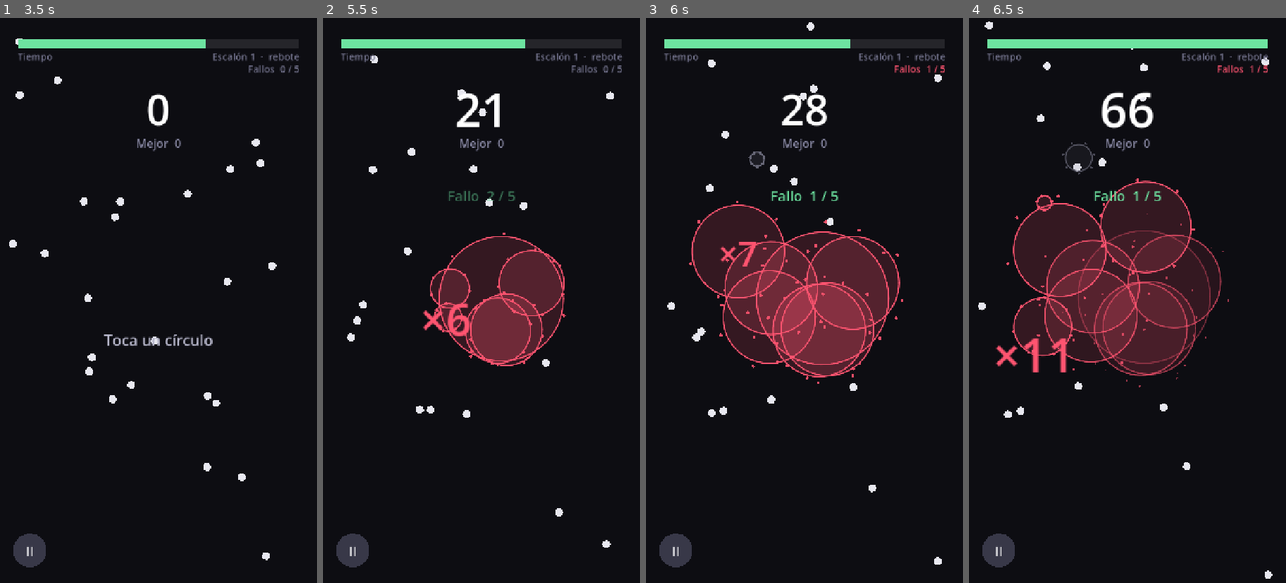
Above: before the commit, frames 1-4 (left to right).
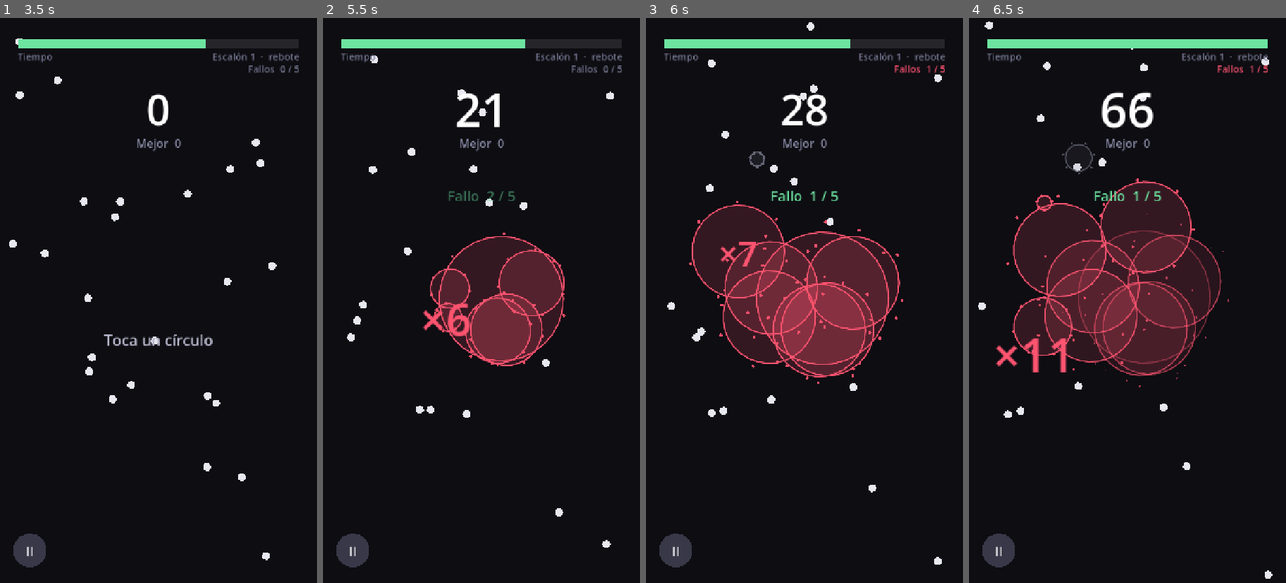
Above: after the commit, the same moments.

Repository: DanyDanny7/yesca
Game: Godot game, scene res://main.tscn
Same seed, same stepped clock (60 frames per second), same inputs: the game is played once before the commit and once after it.
Inputs (mouse positions are in pixels of both pictures, inside the frame that each line leads up to):
- Up to frame 1 (3.5 s): move the mouse to (228, 272) at 0.52 s; click (228, 272) at 0.67 s; move the mouse to (95, 328) at 1.27 s; click (95, 328) at 1.42 s; move the mouse to (190, 176) at 2.02 s; click (190, 176) at 2.17 s; move the mouse to (142, 413) at 2.77 s; click (142, 413) at 2.92 s
- Up to frame 2 (5.5 s): move the mouse to (576, 385) at 3.52 s; click (576, 385) at 3.67 s; move the mouse to (386, 215) at 4.27 s; click (386, 215) at 4.42 s; move the mouse to (497, 300) at 5.02 s; click (497, 300) at 5.17 s
- Up to frame 3 (6 s): move the mouse to (756, 159) at 5.77 s; click (756, 159) at 5.92 s
- Up to frame 4 (6.5 s): no input

Frame 1 is identical in both runs. In frame 2, 0.4% of the frame differs, in the area x 33-77%, y 38-62%; in frame 3, 0.9%; in frame 4, 0.9%, in the area x 13-80%, y 28-64%.

Commit message:
Arregla el cierre en Android: Vulkan nativo en vez de OpenGL por ANGLE
La caja negra dio la respuesta la primera vez que se usó. Línea de arranque:

  gpu=ANGLE ((Samsung Xclipse 540) on Vulkan 1.3.279) driver=OpenGL ES 3.2

El teléfono es un Galaxy A56 con GPU Samsung Xclipse 540, que no tiene OpenGL
nativo: Android le sirve OpenGL ES traducido a Vulkan mediante ANGLE. Y este
proyecto había elegido gl_compatibility precisamente por ser "lo seguro en gama
baja", así que el juego corría sobre OpenGL emulado sobre Vulkan.

El resto del registro confirma que no era carga: 60 fps clavados, memoria plana
en 61.7 MB, 126 nodos, y se cierra a los 12 segundos con 35 puntos. Sin picos ni
degradación, que es la firma de un fallo nativo de la capa gráfica.

Se pasa a Forward Mobile, Vulkan nativo, y ANGLE desaparece. Vulkan pasa a ser
obligatorio, dejando fuera dispositivos muy antiguos, a cambio de funcionar en
el teléfono real. Escritorio y móvil usan ahora el mismo renderizador: tenerlos
distintos significaba que lo probado en el PC no era lo que corría en el
teléfono, y esa divergencia costó tres builds persiguiendo causas falsas.

Se conservan de esa caza, por buenas de por sí: un reproductor de audio por
sonido con el stream fijo en vez de reasignarlo en caliente, tope de tres
contagios sonando por frame, interruptor de sacudida en la pausa, anillos de 32
segmentos en vez de 64, picos de carga en la caja negra y aviso imposible de
ignorar en el menú cuando la sesión anterior murió sola.

Co-Authored-By: Claude Opus 5 (1M context) <noreply@anthropic.com>

Diff:
--- a/main.tscn
+++ b/main.tscn
@@ -597,10 +597,10 @@
 [node name="OptSonido" type="Control" parent="UI/PauseScreen"]
 anchor_left = 0.5
 anchor_right = 0.5
-offset_left = -240.0
-offset_top = 380.0
-offset_right = -130.0
-offset_bottom = 480.0
+offset_left = -216.0
+offset_top = 390.0
+offset_right = -120.0
+offset_bottom = 486.0
 mouse_filter = 2
 script = ExtResource("2_circle")
 color = Color(0.427, 0.89, 0.627, 1)
@@ -611,7 +611,7 @@
 anchor_bottom = 1.0
 mouse_filter = 2
 theme_override_colors/font_color = Color(0.051, 0.051, 0.071, 1)
-theme_override_font_sizes/font_size = 21
+theme_override_font_sizes/font_size = 17
 text = "Sonido"
 horizontal_alignment = 1
 vertical_alignment = 1
@@ -619,10 +619,10 @@
 [node name="OptMusica" type="Control" parent="UI/PauseScreen"]
 anchor_left = 0.5
 anchor_right = 0.5
-offset_left = -55.0
-offset_top = 380.0
-offset_right = 55.0
-offset_bottom = 480.0
+offset_left = -104.0
+offset_top = 390.0
+offset_right = -8.0
+offset_bottom = 486.0
 mouse_filter = 2
 script = ExtResource("2_circle")
 color = Color(0.427, 0.89, 0.627, 1)
@@ -633,7 +633,7 @@
 anchor_bottom = 1.0
 mouse_filter = 2
 theme_override_colors/font_color = Color(0.051, 0.051, 0.071, 1)
-theme_override_font_sizes/font_size = 21
+theme_override_font_sizes/font_size = 17
 text = "Música"
 horizontal_alignment = 1
 vertical_alignment = 1
@@ -641,10 +641,10 @@
 [node name="OptVibra" type="Control" parent="UI/PauseScreen"]
 anchor_left = 0.5
 anchor_right = 0.5
-offset_left = 130.0
-offset_top = 380.0
-offset_right = 240.0
-offset_bottom = 480.0
+offset_left = 8.0
+offset_top = 390.0
+offset_right = 104.0
+offset_bottom = 486.0
 mouse_filter = 2
 script = ExtResource("2_circle")
 color = Color(0.427, 0.89, 0.627, 1)
@@ -655,8 +655,30 @@
 anchor_bottom = 1.0
 mouse_filter = 2
 theme_override_colors/font_color = Color(0.051, 0.051, 0.071, 1)
-theme_override_font_sizes/font_size = 21
+theme_override_font_sizes/font_size = 17
 text = "Vibrar"
+horizontal_alignment = 1
+vertical_alignment = 1
+
+[node name="OptShake" type="Control" parent="UI/PauseScreen"]
+anchor_left = 0.5
+anchor_right = 0.5
+offset_left = 120.0
+offset_top = 390.0
+offset_right = 216.0
+offset_bottom = 486.0
+mouse_filter = 2
+script = ExtResource("2_circle")
+color = Color(0.427, 0.89, 0.627, 1)
+pulse = 0.0
+
+[node name="Text" type="Label" parent="UI/PauseScreen/OptShake"]
+anchor_right = 1.0
+anchor_bottom = 1.0
+mouse_filter = 2
+theme_override_colors/font_color = Color(0.051, 0.051, 0.071, 1)
+theme_override_font_sizes/font_size = 17
+text = "Sacudida"
 horizontal_alignment = 1
 vertical_alignment = 1
 
--- a/project.godot
+++ b/project.godot
@@ -37,10 +37,30 @@
 
 [rendering]
 
-; Compatibility en vez de Forward+: es lo correcto para 2D en Android, sobre
-; todo en gama baja.
-renderer/rendering_method="gl_compatibility"
-renderer/rendering_method.mobile="gl_compatibility"
+; Forward Mobile (Vulkan nativo), NO gl_compatibility.
+;
+; La eleccion original fue compatibility por ser "lo seguro en gama baja", y
+; resulto ser justo lo contrario en el telefono de pruebas. Un Galaxy A56 lleva
+; una GPU Samsung Xclipse 540, que no tiene OpenGL nativo: Android le sirve
+; OpenGL ES traducido a Vulkan mediante ANGLE. El registro del propio juego lo
+; delato:
+;
+;   gpu=ANGLE ((Samsung Xclipse 540) on Vulkan 1.3.279) driver=OpenGL ES 3.2
+;
+; Es decir, el juego corria sobre OpenGL emulado sobre Vulkan. Se cerraba con
+; 60 fps clavados, memoria plana y sin picos: un fallo de la capa de traduccion,
+; no de carga. Con Forward Mobile se habla Vulkan directamente y esa capa
+; desaparece.
+;
+; El precio: Vulkan es obligatorio, asi que quedan fuera dispositivos muy
+; antiguos que solo tengan OpenGL ES. A cambio funciona en el telefono real que
+; tenemos delante.
+;
+; Escritorio y movil usan el MISMO renderizador a proposito. Tenerlos distintos
+; significa que lo que se prueba en el PC no es lo que corre en el telefono, y
+; esa divergencia es exactamente la que costo tres builds y varias horas.
+renderer/rendering_method="mobile"
+renderer/rendering_method.mobile="mobile"
 environment/defaults/default_clear_color=Color(0.051, 0.051, 0.071, 1)
 ; Godot exige ETC2/ASTC para exportar a Android. Aquí no hay ni una textura
 ; (todo se dibuja con _draw), así que es puro requisito formal.
--- a/scripts/diagnostico.gd
+++ b/scripts/diagnostico.gd
@@ -47,9 +47,12 @@
 	evento("gpu=%s  driver=%s" % [
 		RenderingServer.get_video_adapter_name(),
 		RenderingServer.get_video_adapter_api_version()])
-	evento("procesadores=%d  memoria_del_sistema=%d MB" % [
-		OS.get_processor_count(),
-		int(OS.get_memory_info().get("physical", 0)) / 1048576])
+	# El renderizador se anota porque fue la causa del primer cierre: la GPU
+	# Xclipse del telefono de pruebas no tiene OpenGL nativo y Android servia
+	# una traduccion por ANGLE que se caia sola.
+	evento("renderizador=%s  procesadores=%d" % [
+		ProjectSettings.get_setting("rendering/renderer/rendering_method.mobile", "?"),
+		OS.get_processor_count()])
 
 
 func evento(texto: String) -> void:
--- a/scripts/explosion.gd
+++ b/scripts/explosion.gd
@@ -71,7 +71,9 @@
 	fade = clampf(fade, 0.0, 1.0)
 
 	draw_circle(Vector2.ZERO, radius, Color(color, 0.16 * fade))
-	draw_arc(Vector2.ZERO, radius, 0.0, TAU, 64, Color(color, fade), 3.0, true)
+	# 32 segmentos en vez de 64: a este tamaño no se distingue y son la mitad de
+	# vértices por anillo, con decenas de anillos vivos en una cascada grande.
+	draw_arc(Vector2.ZERO, radius, 0.0, TAU, 32, Color(color, fade), 3.0, true)
 
 	# Las esquirlas adelantan al anillo y se encogen: dan la lectura de que algo
 	# ha salido despedido, no solo de que un círculo ha crecido.
--- a/scripts/main.gd
+++ b/scripts/main.gd
@@ -62,6 +62,7 @@
 @export var hitstop_por_eslabon: float = 0.035
 @export var hitstop_max: float = 0.10
 @export var sonido: bool = true
+@export var sacudida: bool = true
 @export var musica: bool = true
 ## Apagada de momento: es el principal sospechoso de un cierre que solo ocurre
 ## en el teléfono. El interruptor sigue en la pausa para poder volver a probarla.
@@ -171,9 +172,16 @@
 const SND_ALARMA := preload("res://audio/alarma.wav")
 const SND_EXITO := preload("res://audio/exito.wav")
 const MUS_CAMPO := preload("res://audio/musica_campo.wav")
-## Voces de audio. Una sola cortaría el sonido anterior en cada eslabón, que es
-## justo lo contrario de lo que se quiere en una cascada.
-const VOCES := 8
+## Voces para el sonido de contagio, que es el único que se dispara en ráfaga.
+## Una sola cortaría el anterior en cada eslabón, justo lo contrario de lo que
+## se quiere en una cascada.
+const VOCES_POP := 6
+## Tope de contagios que suenan en un mismo frame.
+##
+## Más de tres en el mismo instante no se distinguen de tres, pero sí cuestan
+## otras tantas llamadas al motor de audio. En una cascada grande esa ráfaga era
+## el pico de carga más alto del juego.
+const POPS_POR_FRAME := 3
 ## Cada cuántos eslabones suena el premio y vibra el teléfono. Hacerlo en todos
 ## sería un zumbido continuo.
 const HITO_CADENA := 5
@@ -226,6 +234,7 @@
 @onready var _fallos_label: Label = $UI/Fallos
 @onready var _combos_root: Control = $UI/Combos
 @onready var _destello_rect: ColorRect = $UI/Destello
+@onready var _opt_shake: CircleButton = $UI/PauseScreen/OptShake
 @onready var _btn_pausa: CircleButton = $UI/Pausa
 
 @onready var _pause_screen: Control = $UI/PauseScreen
@@ -324,8 +333,20 @@
 var _hitstop: float = 0.0
 var _explosiones_pausadas: bool = false
 var _score_pop: float = 0.0
-var _audio: Array[AudioStreamPlayer] = []
-var _voz: int = 0
+## Un reproductor por sonido, con el stream asignado UNA vez.
+##
+## Antes había un anillo de ocho voces genéricas al que se le reasignaba el
+## stream en cada disparo. Reasignar el stream de un reproductor que puede estar
+## sonando es el tipo de cosa que en escritorio no molesta y en Android puede
+## costar caro, y aquí pasaba decenas de veces por segundo en plena cascada.
+var _voces_pop: Array[AudioStreamPlayer] = []
+var _voz_pop: int = 0
+var _p_fallo: AudioStreamPlayer
+var _p_cadena: AudioStreamPlayer
+var _p_alarma: AudioStreamPlayer
+var _p_fin: AudioStreamPlayer
+var _p_exito: AudioStreamPlayer
+var _pops_frame: int = 0
 var _musica_player: AudioStreamPlayer
 var _ultima_vibracion: float = 0.0
 var _diag: Diagnostico
@@ -333,6 +354,12 @@
 var _n_sonidos: int = 0
 var _n_vibras: int = 0
 var _t_instantanea: float = 0.0
+## Máximos desde la última foto. Una instantánea por segundo puede caer entre
+## dos picos y perderse justo el instante de mayor carga, que es cuando se
+## cierra la aplicación.
+var _pico_exp: int = 0
+var _pico_cad: int = 0
+var _pico_snd: int = 0
 ## Escala de tiempo normal, capturada al arrancar para no pisar la que imponga
 ## una herramienta externa como el simulador.
 var _ts_base: float = 1.0
@@ -363,10 +390,13 @@
 	_hud = [_bar_bg, $UI/BarCaption, _stage_label, _fallos_label, _score_label,
 			_best_label, _objetivo_label, _hint_label, _flash_label, _combos_root,
 			_btn_pausa]
-	for i in VOCES:
-		var voz := AudioStreamPlayer.new()
-		add_child(voz)
-		_audio.append(voz)
+	for i in VOCES_POP:
+		_voces_pop.append(_crear_voz(SND_POP))
+	_p_fallo = _crear_voz(SND_FALLO)
+	_p_cadena = _crear_voz(SND_CADENA)
+	_p_alarma = _crear_voz(SND_ALARMA)
+	_p_fin = _crear_voz(SND_FIN)
+	_p_exito = _crear_voz(SND_EXITO)
 	_musica_player = AudioStreamPlayer.new()
 	add_child(_musica_player)
 	_ts_base = Engine.time_scale
@@ -389,8 +419,11 @@
 		_diag.cerrar_limpio()
 	if _musica_player:
 		_musica_player.stop()
-	for voz in _audio:
+	for voz in _voces_pop:
 		voz.stop()
+	for voz in [_p_fallo, _p_cadena, _p_alarma, _p_fin, _p_exito]:
+		if voz:
+			voz.stop()
 
 
 func _process(delta: float) -> void:
@@ -446,6 +479,10 @@
 			# desesperado todavía puede salvarte si atrapa algo.
 			_perder("Se acabó el tiempo")
 
+	_pico_exp = maxi(_pico_exp, _explosions.size())
+	_pico_cad = maxi(_pico_cad, _cadenas.size())
+	_pico_snd = maxi(_pico_snd, _pops_frame)
+	_pops_frame = 0
 	_tick_celebracion(delta)
 	_alarma_tiempo(delta)
 	_destello = maxf(0.0, _destello - delta * DESTELLO_CAIDA)
@@ -529,6 +566,9 @@
 				vibracion = not vibracion
 				_vibrar(40)
 				_guardar()
+			elif _opt_shake.contiene(p):
+				sacudida = not sacudida
+				_guardar()
 		State.READY:
 			if _btn_pausa.contiene(p):
 				_pausar()
@@ -1003,7 +1043,9 @@
 ## ilegibles justo en el momento en que el jugador quiere leerlos.
 func _aplicar_shake(delta: float) -> void:
 	_shake = maxf(0.0, _shake - _shake * shake_amortiguacion * delta - 0.4 * delta)
-	var off := Vector2(randf_range(-1.0, 1.0), randf_range(-1.0, 1.0)) * _shake
+	var off := Vector2.ZERO
+	if sacudida:
+		off = Vector2(randf_range(-1.0, 1.0), randf_range(-1.0, 1.0)) * _shake
 	_dots_root.position = off
 	_explosions_root.position = off
 
@@ -1019,12 +1061,41 @@
 ## Reparte los sonidos entre varias voces por turnos. Con una sola, cada eslabón
 ## cortaría al anterior y la cascada sonaría a un único clic en vez de a una
 ## ráfaga.
+func _crear_voz(stream: AudioStream) -> AudioStreamPlayer:
+	var voz := AudioStreamPlayer.new()
+	voz.stream = stream
+	add_child(voz)
+	return voz
+
+
+## El reproductor fijo de cada sonido. El de contagio va por turnos entre sus
+## seis voces; el resto tienen la suya y no compiten con nadie.
+func _voz_de(stream: AudioStream) -> AudioStreamPlayer:
+	if stream == SND_POP:
+		var v := _voces_pop[_voz_pop]
+		_voz_pop = (_voz_pop + 1) % _voces_pop.size()
+		return v
+	if stream == SND_FALLO:
+		return _p_fallo
+	if stream == SND_CADENA:
+		return _p_cadena
+	if stream == SND_ALARMA:
+		return _p_alarma
+	if stream == SND_FIN:
+		return _p_fin
+	return _p_exito
+
+
 func _sonar(stream: AudioStream, pitch: float = 1.0, volumen: float = 0.0) -> void:
-	if not sonido or _audio.is_empty():
-		return
-	var voz := _audio[_voz]
-	_voz = (_voz + 1) % _audio.size()
-	voz.stream = stream
+	if not sonido:
+		return
+	if stream == SND_POP:
+		if _pops_frame >= POPS_POR_FRAME:
+			return
+		_pops_frame += 1
+	var voz := _voz_de(stream)
+	if voz == null:
+		return
 	voz.pitch_scale = pitch
 	voz.volume_db = volumen
 	voz.play()
@@ -1112,6 +1183,10 @@
 		"lbl": _combo_labels.size(),
 		"pool": _combo_pool.size(),
 		"snd": _n_sonidos,
+		"picoExp": _pico_exp,
+		"picoCad": _pico_cad,
+		"picoSnd": _pico_snd,
+		"shake": "%.0f" % _shake,
 		"vib": _n_vibras,
 		"fps": Engine.get_frames_per_second(),
 		"nodos": Performance.get_monitor(Performance.OBJECT_NODE_COUNT),
@@ -1119,6 +1194,9 @@
 	})
 	_n_sonidos = 0
 	_n_vibras = 0
+	_pico_exp = 0
+	_pico_cad = 0
+	_pico_snd = 0
 
 
 ## Pitido de tiempo bajo, cada vez más seguido.
@@ -1483,6 +1561,7 @@
 		_guardar()
 	else:
 		vibracion = bool(cfg.get_value("opciones", "vibracion", false))
+	sacudida = bool(cfg.get_value("opciones", "sacudida", true))
 
 
 func _guardar() -> void:
@@ -1492,12 +1571,16 @@
 	cfg.set_value("opciones", "sonido", sonido)
 	cfg.set_value("opciones", "musica", musica)
 	cfg.set_value("opciones", "vibracion", vibracion)
+	cfg.set_value("opciones", "sacudida", sacudida)
 	cfg.set_value("opciones", "version", 2)
 	cfg.save(SAVE_PATH)
 
 
 func _update_ui() -> void:
-	_menu_best.text = "Mejor sin fin  %d" % _best
+	if _diag != null and _diag.hubo_cierre_brusco:
+		_menu_best.text = "La sesión anterior se cerró sola\nToca Log para ver qué pasaba"
+	else:
+		_menu_best.text = "Mejor sin fin  %d" % _best
 	# El botón se pone en rojo si la sesión anterior murió sin avisar: si no, el
 	# registro estaría ahí y nadie lo miraría nunca.
 	_btn_log.color = Color("ff5470") if _diag != null and _diag.hubo_cierre_brusco 		else Color(0.25, 0.25, 0.32)
@@ -1508,6 +1591,7 @@
 		_opt_sonido.modulate.a = 1.0 if sonido else 0.28
 		_opt_musica.modulate.a = 1.0 if musica else 0.28
 		_opt_vibra.modulate.a = 1.0 if vibracion else 0.28
+		_opt_shake.modulate.a = 1.0 if sacudida else 0.28
 		return
 
 	if _state == State.SELECT:
Not shown, changed: contexto/11-caja-negra.md
